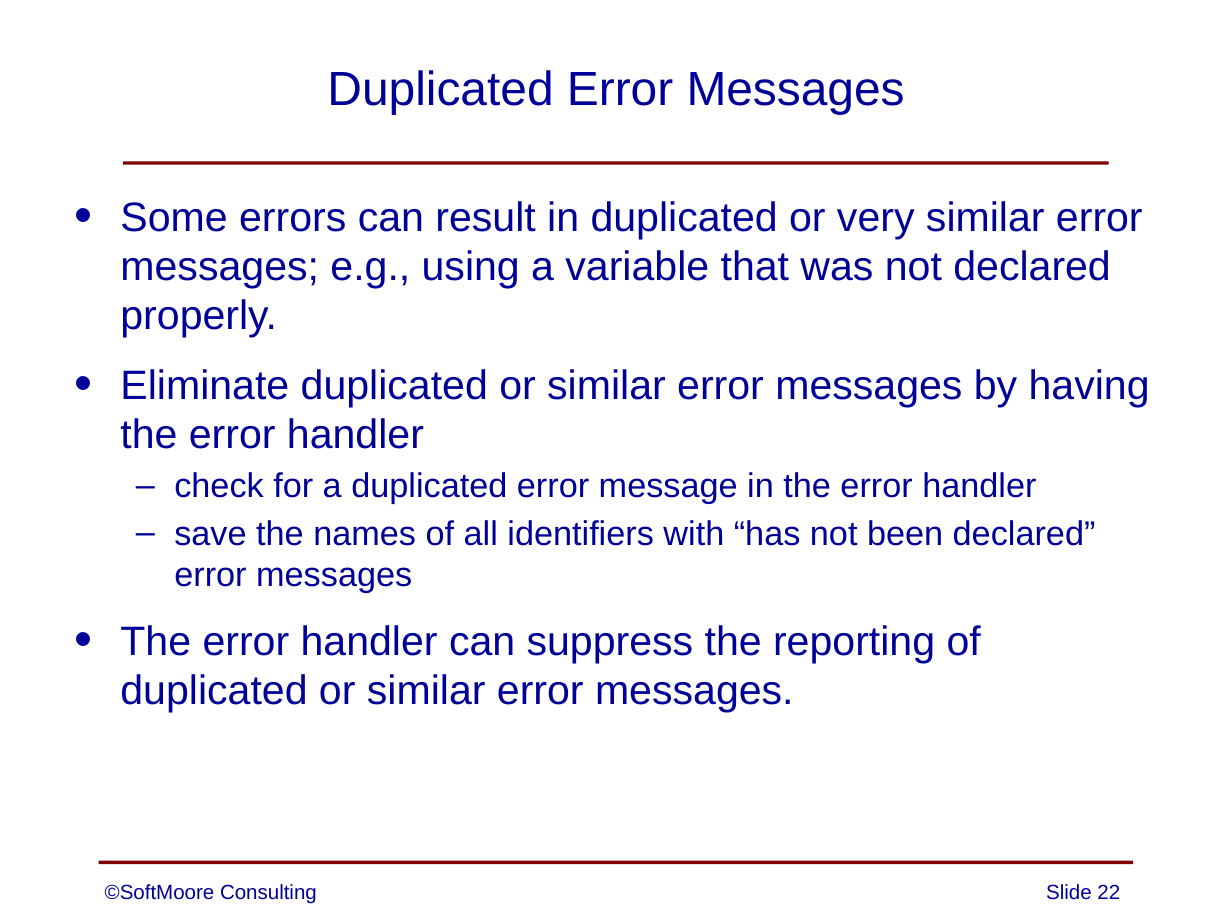
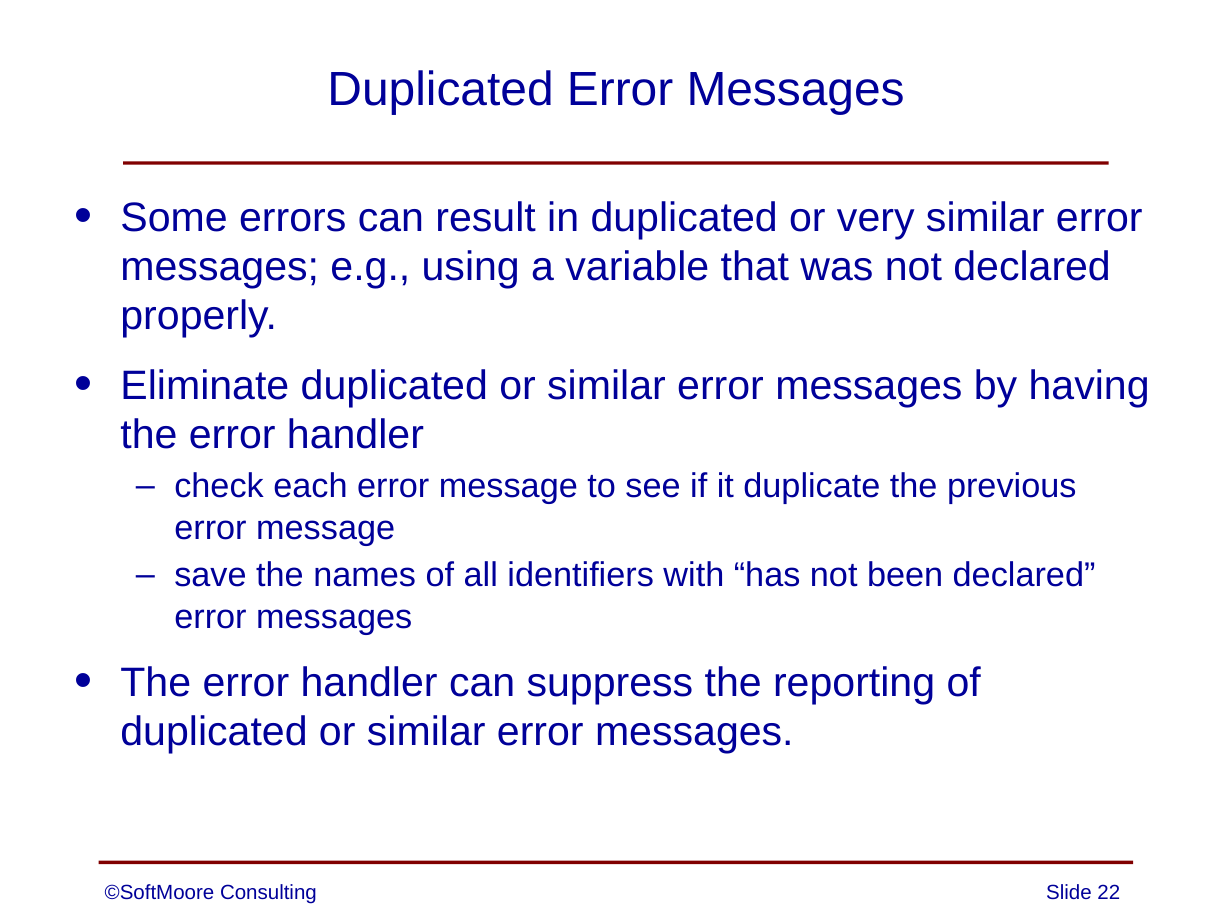
Before and after one commit to SoftMoore/CPRL-Java-4th, a slide deck: slide 22 of PowerPoints/07 - Error Handling.pptx. Drawn at 1232x924 pixels with LibreOffice and Linux fonts; fonts in the diff are those of the drawing. Boxes give left, top, right and bottom in pixels: in the first picture for what was removed or moved away, otherwise in the second. Text is boxed around its words. In the diff, an @@ line names an element or a change of style, - is before the commit and + after.

```diff
--- a/PowerPoints/07 - Error Handling.pptx
+++ b/PowerPoints/07 - Error Handling.pptx
@@ text at (174,472,1076,545): text changed @@
-  – check for a duplicated error message in the error handler
+  – check each error message to see if it duplicate the previous error message
```
Also in this commit, not shown: 1 other slide changed.
